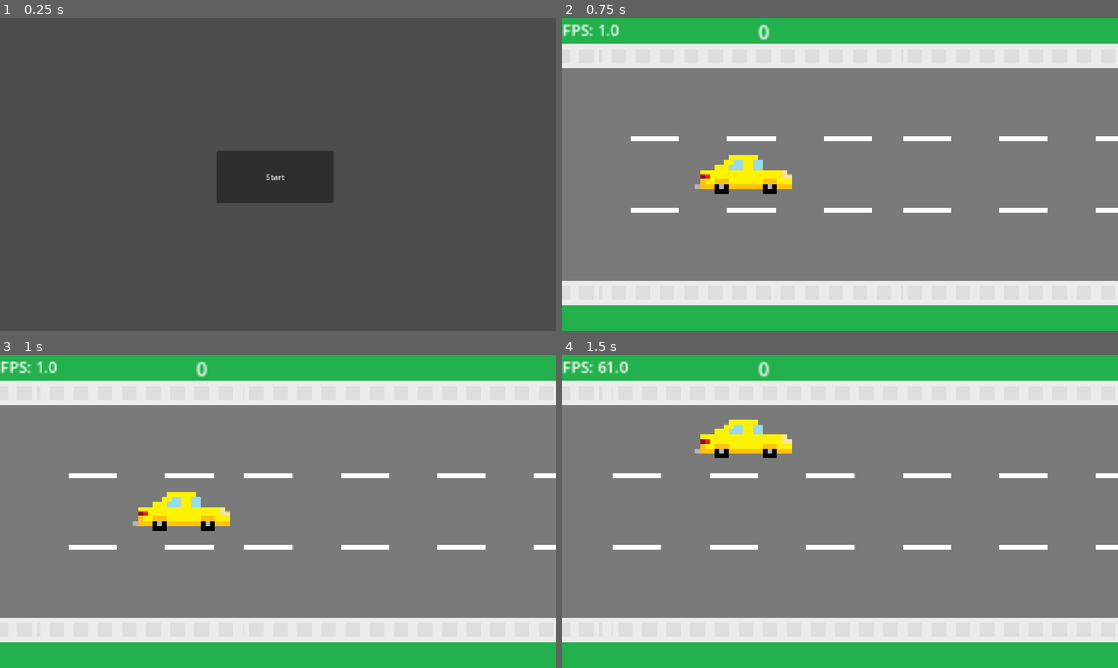
Above: before the commit, frames 1-4 (two rows, left to right).
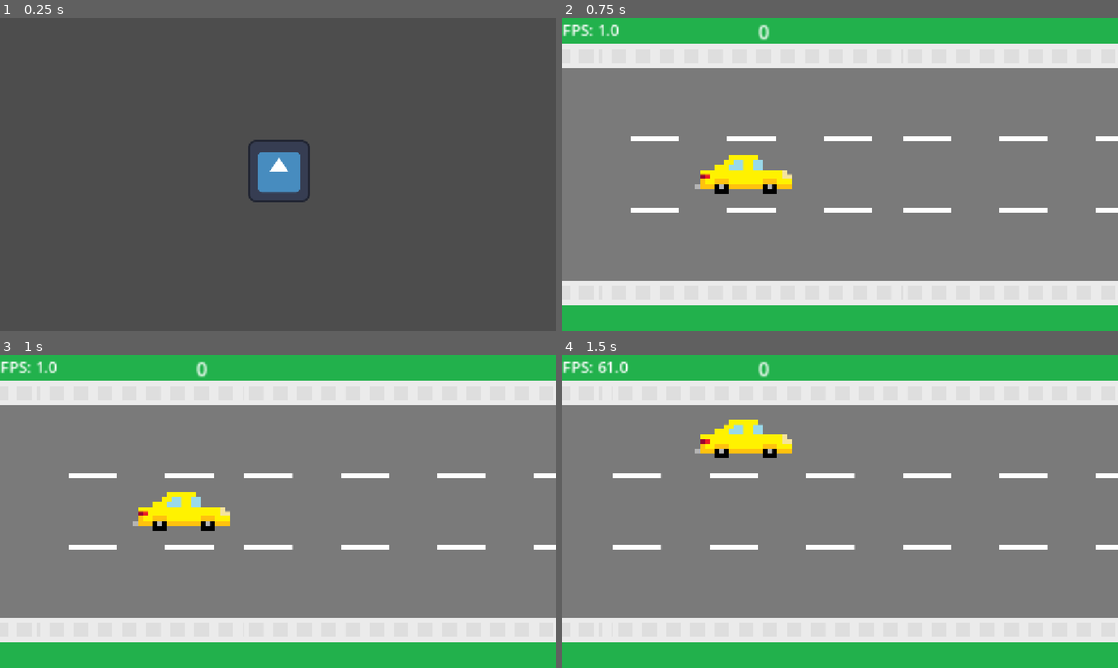
Above: after the commit, the same moments.

Repository: DevEhanTariq/first-game
Game: Godot game, scene res://mainmenu.tscn
Same seed, same stepped clock (60 frames per second), same inputs: the game is played once before the commit and once after it. The engine's default icon, where the game draws it, is replaced by a stand-in: a white triangle on a blue panel in a dark square.
Inputs (mouse positions are in pixels of both pictures, inside the frame that each line leads up to; where the layout moved, square brackets give the same spot in the first picture):
- Up to frame 1 (0.25 s): no input
- Up to frame 2 (0.75 s): click (840, 171) [834, 177] at 0.5 s
- Up to frame 3 (1 s): no input
- Up to frame 4 (1.5 s): hold W (up) from 1.28 s (still down)

The runs differ from the first frame. In frame 1, 3.4% of the frame differs, in the area x 39-60%, y 38-60%; in frame 2, nothing differs; in frame 3, nothing differs; in frame 4, nothing differs.

Commit message:
Build: v0.2 was made
- Build_v0.2 was made with a fixed restart button and functioning game loop

Diff:
--- a/mainmenu.tscn
+++ b/mainmenu.tscn
@@ -1,16 +1,18 @@
 [gd_scene format=3 uid="uid://ctsjpgtrbk488"]
 
 [ext_resource type="Script" uid="uid://btp5rcplnumug" path="res://mainmenu.gd" id="1_cmhrf"]
+[ext_resource type="Texture2D" uid="uid://djvmcr0nyfm0j" path="res://icon.svg" id="2_d2nv2"]
 
 [node name="mainmenu" type="Node2D" unique_id=339325134]
 script = ExtResource("1_cmhrf")
 
 [node name="Start" type="Button" parent="." unique_id=94479950]
-offset_left = -127.0
-offset_top = -49.0
-offset_right = 115.0
-offset_bottom = 59.0
-text = "Start"
+offset_left = -66.0
+offset_top = -75.0
+offset_right = 70.0
+offset_bottom = 61.0
+icon = ExtResource("2_d2nv2")
+flat = true
 
 [node name="Camera2D" type="Camera2D" parent="." unique_id=182847465]
 
Not shown, added: Builds/Build_v0.2/index.apple-touch-icon.png.import
Not shown, added: Builds/Build_v0.2/index.icon.png.import
Not shown, added: Builds/Build_v0.2/index.png.import
Not shown, added: Builds/Build_v0.2/index.apple-touch-icon.png
Not shown, added: Builds/Build_v0.2/index.audio.position.worklet.js
Not shown, added: Builds/Build_v0.2/index.audio.worklet.js
Not shown, added: Builds/Build_v0.2/index.html
Not shown, added: Builds/Build_v0.2/index.icon.png
Not shown, added: Builds/Build_v0.2/index.js
Not shown, added: Builds/Build_v0.2/index.pck
Not shown, added: Builds/Build_v0.2/index.png
Not shown, added: Builds/Build_v0.2/index.wasm
(and 1 more such lines)
